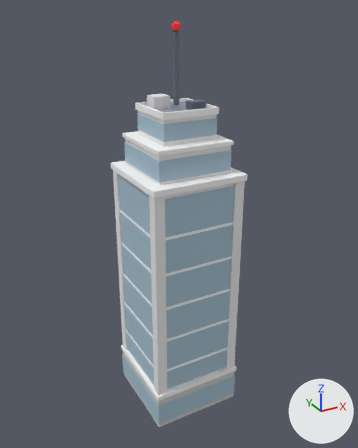
One commit to the glTF model assets/models/building_large.glb: the scene before it, then after it.
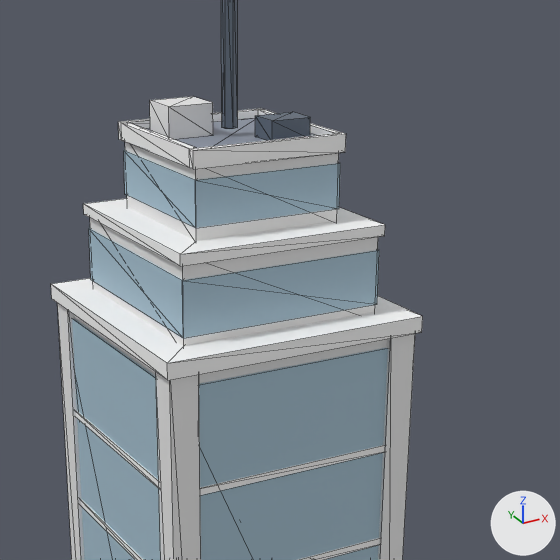
Each version appears first whole from a camera (50 mm lens) standing at (-34.6, -63.6, 64.3) and looking at (0.6, 0.2, 32.3), and next in a close-up on the part from 26% to 83% of the width and 13% to 59% of the height. Lighting does not change. The marker at lower right points along +X, +Y and +Z. The older version's two pictures come first. The close-ups show mesh edges as thin lines. Vertices at exactly the same position are counted once.

The first close-up shows 'building_large'.
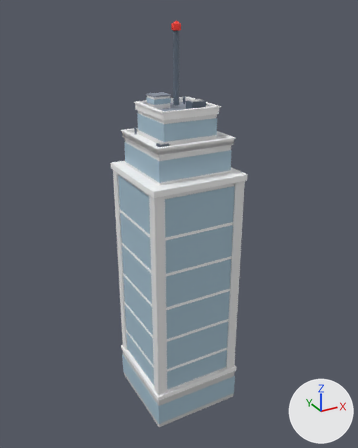
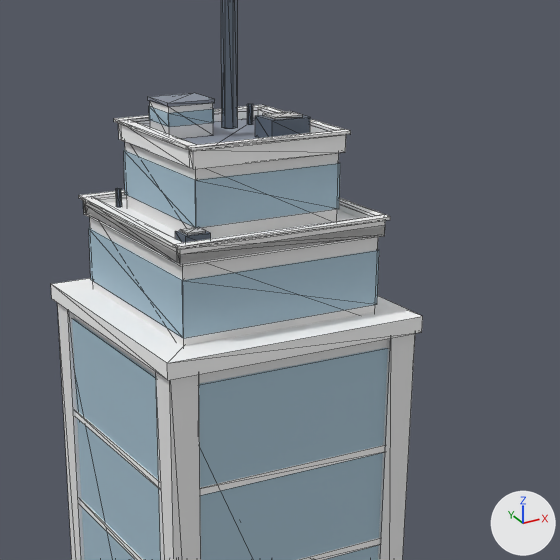
Pixel boxes (x1, y1, x2, y2) of what changed, in the close-ups (560 x 560 px):
part 1 of me_cube, added (mostly hidden)
    after: (83, 195, 127, 213)
part 2 of me_cube, added
    after: (177, 220, 385, 264)
part 3 of me_cube, added (mostly hidden)
    after: (338, 205, 369, 218)
part 4 of me_cube, added
    after: (86, 202, 177, 262)
part 5 of me_cube, added
    after: (79, 190, 390, 250)
part 6 of me_cube, added
    after: (175, 231, 211, 243)
part 7 of me_cube, added
    after: (180, 227, 206, 235)
part 8 of me_cube, added
    after: (116, 188, 122, 207)
part 9 of me_cube, added
    after: (263, 111, 303, 120)
part 10 of me_cube, added (blue)
    after: (149, 106, 214, 127)
part 11 of me_cube, added
    after: (148, 93, 215, 107)
part 12 of me_cube, added
    after: (247, 104, 253, 125)
part 13 of me_cube, added
    after: (114, 105, 351, 151)

The change in detail:
me_cube is used by ob_building_large; location (0.0, 0.0, 0.0).
me_cube had 250 vertices, 392 faces and spanned x -7.7..7.7, y -7.7..7.7, z 0.0..62.5.
me_cube now has 410 vertices, 660 faces and spans x -7.7..7.7, y -7.7..7.7, z 0.0..62.5.
me_cube part 1: a new loose piece, a box spanning x -6.05..6.05, y 5.69..6.05, z 46.1..46.9, in mat_defaultmaterial.
me_cube part 2: a new loose piece, a box spanning x -6.05..6.05, y -6.05..-5.69, z 46.1..46.9, in mat_defaultmaterial.
me_cube part 3: a new loose piece, a box spanning x 5.69..6.05, y -5.69..5.69, z 46.1..46.9, in mat_defaultmaterial.
me_cube part 4: a new loose piece, a box spanning x -6.05..-5.69, y -5.69..5.69, z 46.1..46.9, in mat_defaultmaterial.
me_cube part 5: the loose piece of 24 vertices spanning x -4.4..4.4, y -4.4..4.4, z 50.3..51.2 is copied, and the copy is scaled about its middle by (1.4, 1.4, 0.17), then moved by (0.0, 0.0, -3.8); it spans x -6.2..6.2, y -6.2..6.2, z 46.9..47.1.
me_cube part 6: a new loose piece, a box spanning x -5.3..-3.9, y -5.17..-4.03, z 46.6..47.2, in mat_defaultmaterial.
me_cube part 7: a new loose piece, a box spanning x -5.1..-4.1, y -5.01..-4.19, z 47.19..47.31, in mat_defaultmaterial.
me_cube part 8: a new loose piece, a 6-sided cylinder along z spanning x -4.74..-4.46, y 4.24..4.56, z 46.6..47.6, in mat_defaultmaterial.
me_cube part 9: a new loose piece, a box spanning x 1.37..3.03, y -2.45..-1.15, z 51.91..52.03, in mat_defaultmaterial.
me_cube part 10: a new loose piece, a box spanning x -3.34..-0.66, y 0.52..2.88, z 51.48..52.2, in mat_defaultmaterial.
me_cube part 11: a new loose piece, a box spanning x -3.38..-0.62, y 0.48..2.92, z 52.52..52.7, in mat_defaultmaterial.
me_cube part 12: a new loose piece, a 6-sided cylinder along z spanning x 2.46..2.74, y 2.24..2.56, z 50.82..51.92, in mat_defaultmaterial.
me_cube part 13: a new loose piece of 24 vertices spanning x -4.6..4.6, y -4.6..4.6, z 51.2..51.4, in mat_defaultmaterial.
Other edits to the shape of me_cube do not show in these pictures.
